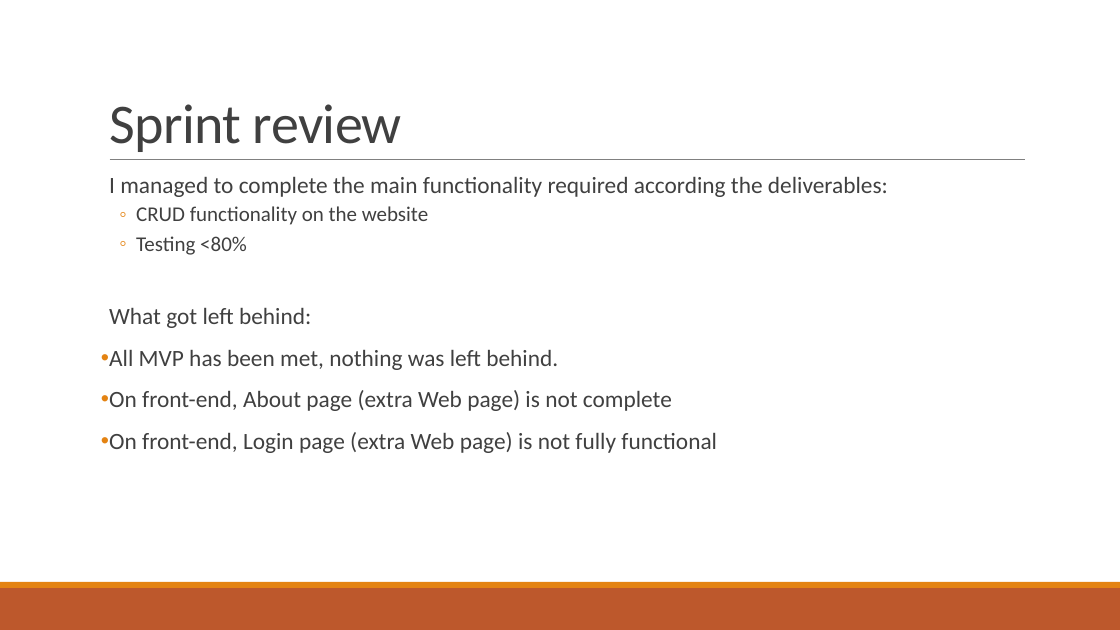
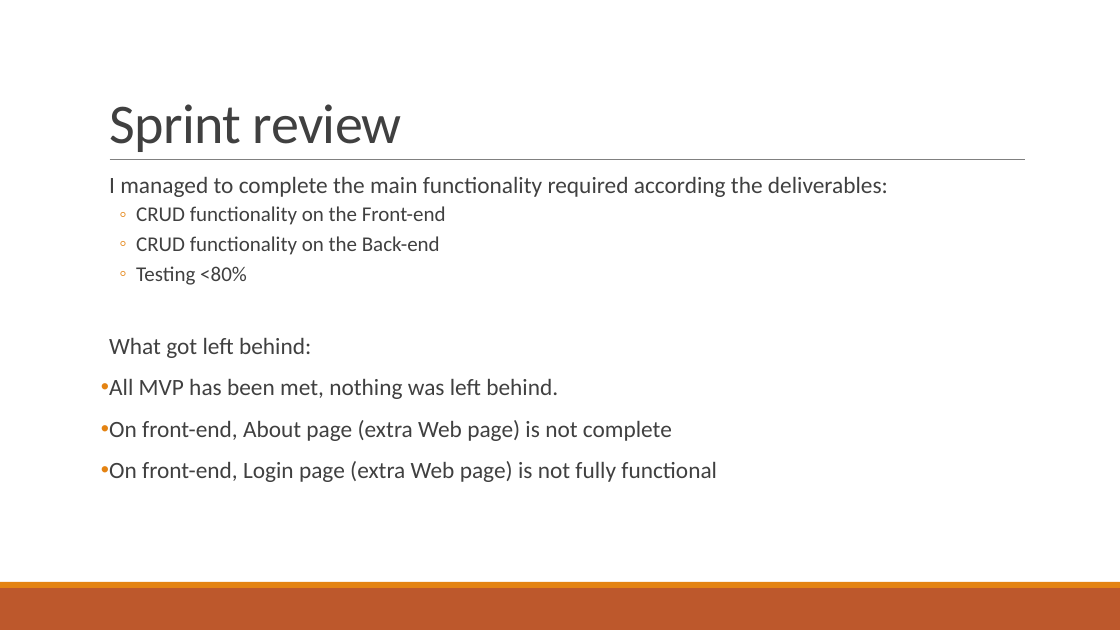
Before and after one commit to HaarismoghalQA/HobbyProject, a slide deck: slide 16 of Documentation/Presentation/HobbyProject.pptx (slide 15 before the commit). Drawn at 1120x630 pixels with LibreOffice and Linux fonts; fonts in the diff are those of the drawing. Boxes give left, top, right and bottom in pixels: in the first picture for what was removed or moved away, otherwise in the second. Text is boxed around its words. In the diff, an @@ line names an element or a change of style, - is before the commit and + after.

```diff
--- a/Documentation/Presentation/HobbyProject.pptx
+++ b/Documentation/Presentation/HobbyProject.pptx
@@ text at <box>136,206,446,255</box>: text changed @@
-  ◦ CRUD functionality on the website
+  ◦ CRUD functionality on the Front-end
+  ◦ CRUD functionality on the Back-end
```
Also in this commit, not shown: 1 slide added, 13 other files.
